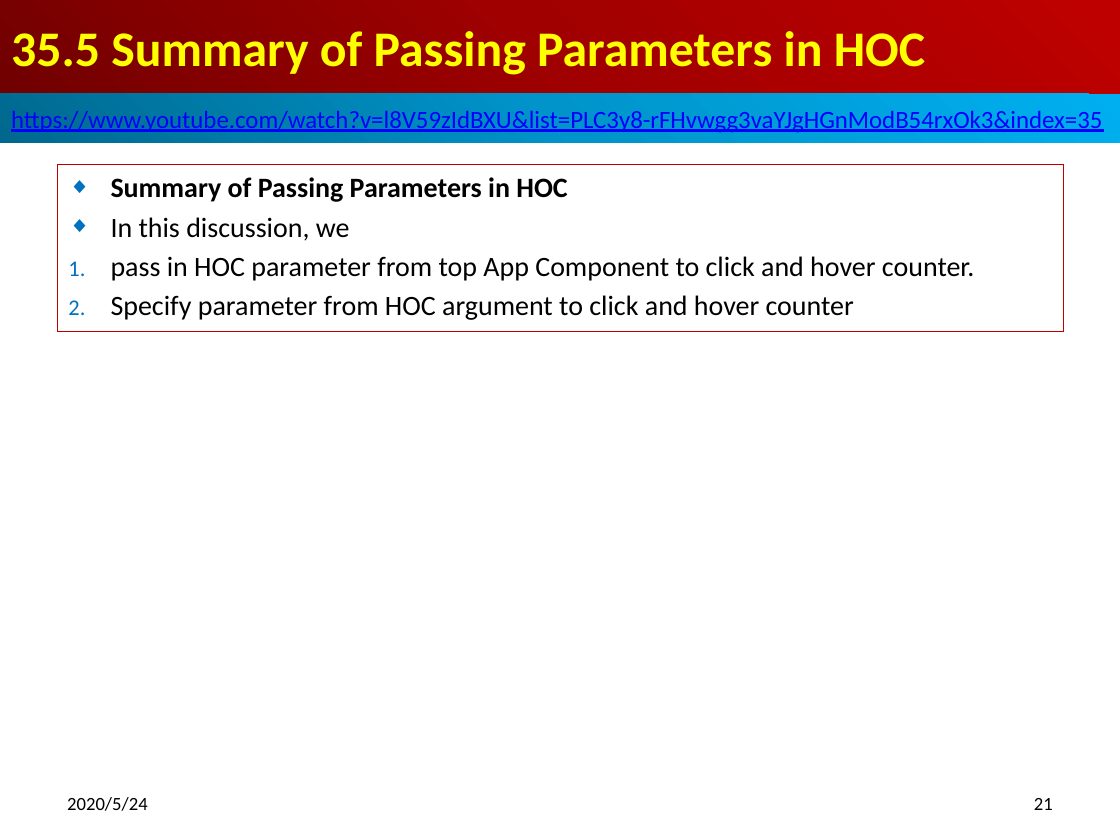
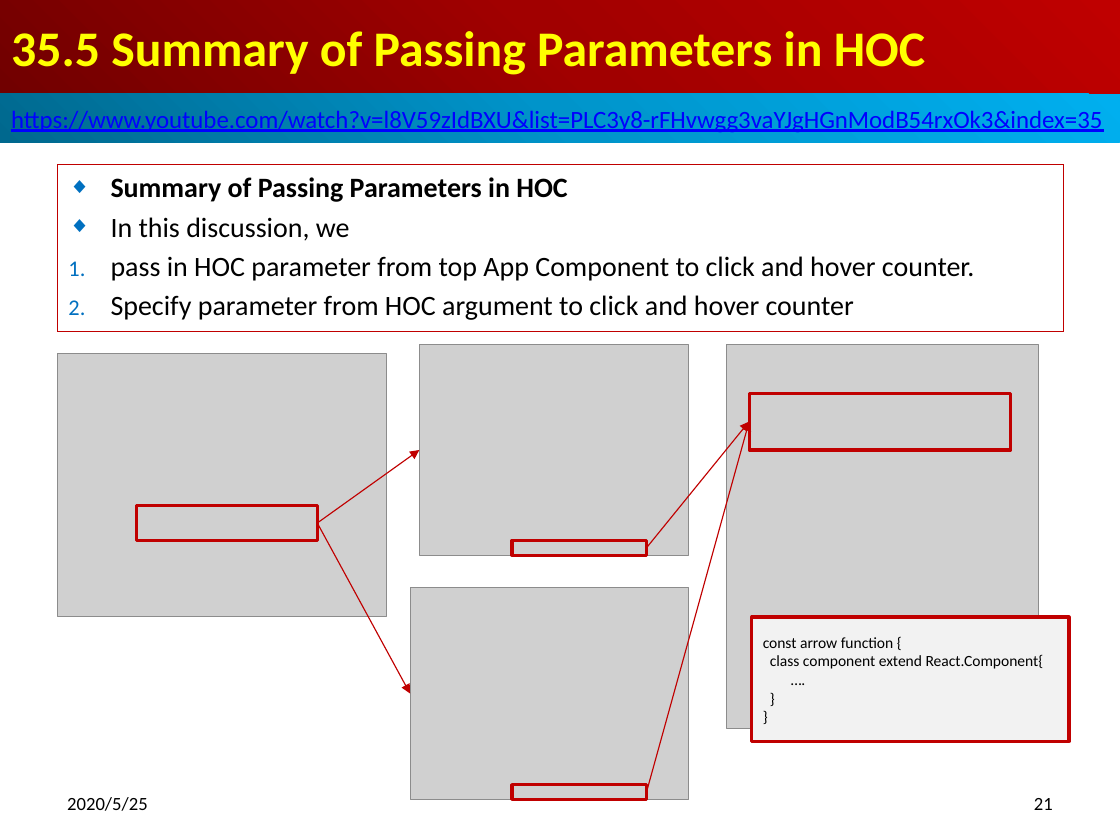
Before and after one commit to peterhchen/800-React-Hook, a slide deck: slide 21 of 35_HOC3.pptx. Drawn at 1120x840 pixels with LibreOffice and Linux fonts; fonts in the diff are those of the drawing; grey boxes stand for pictures. Boxes give left, top, right and bottom in pixels: in the first picture for what was removed or moved away, otherwise in the second. Text is boxed around its words. In the diff, an @@ line names an element or a change of style, - is before the commit and + after.

```diff
--- a/35_HOC3.pptx
+++ b/35_HOC3.pptx
@@ picture added at bbox=[57, 354, 386, 617] @@
@@ picture added at bbox=[419, 345, 688, 556] @@
@@ picture added at bbox=[727, 345, 1039, 728] @@
@@ rectangle added at bbox=[749, 393, 1011, 450], outline #C00000 2 pt @@
@@ arrow added from (646, 548) to (749, 421), #C00000 0.75 pt @@
@@ arrow added from (646, 792) to (749, 421), #C00000 0.75 pt @@
@@ arrow added from (317, 523) to (419, 450), #C00000 0.75 pt @@
@@ rectangle added at bbox=[137, 505, 317, 540], outline #C00000 2 pt @@
@@ arrow added from (317, 523) to (410, 693), #C00000 0.75 pt @@
@@ rectangle added at bbox=[512, 541, 646, 556], outline #C00000 2 pt @@
@@ picture added at bbox=[410, 588, 689, 800] @@
@@ rectangle added at bbox=[752, 617, 1068, 741], fill #F2F2F2, outline #C00000 2 pt, 10 pt, text #000000 @@
+const arrow function {
+class component extend React.Component{
+….
+}
+}
@@ text at bbox=[67, 797, 148, 811]: text changed @@
-2020/5/24
+2020/5/25
@@ rectangle added at bbox=[512, 785, 646, 800], outline #C00000 2 pt @@
```
Also in this commit, not shown: 22 other slides changed.
